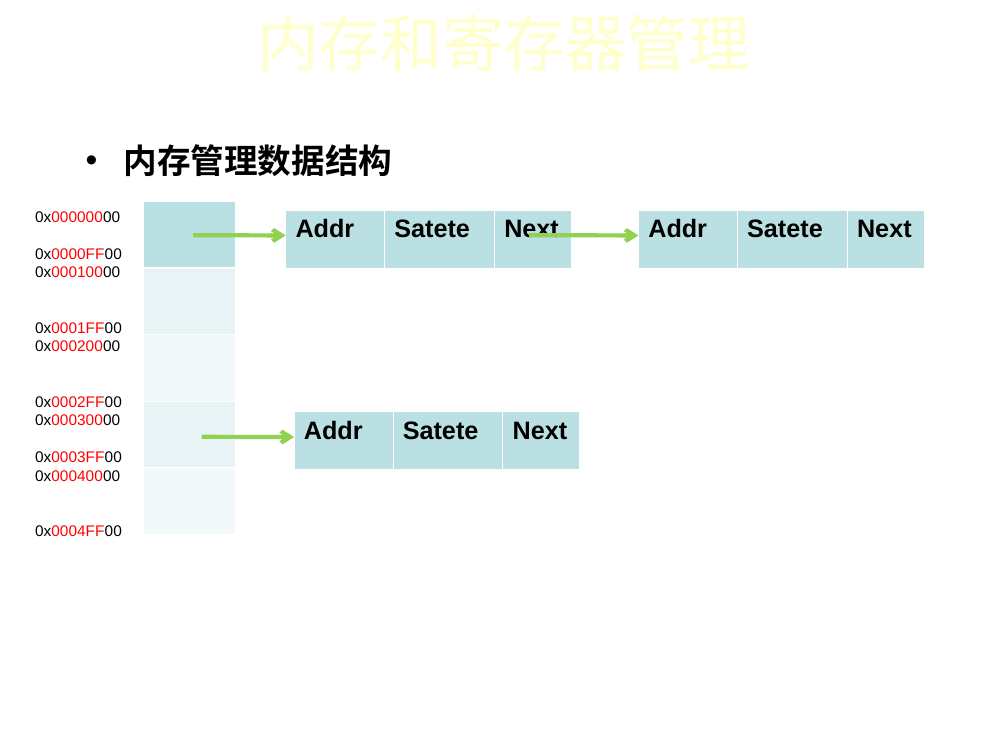
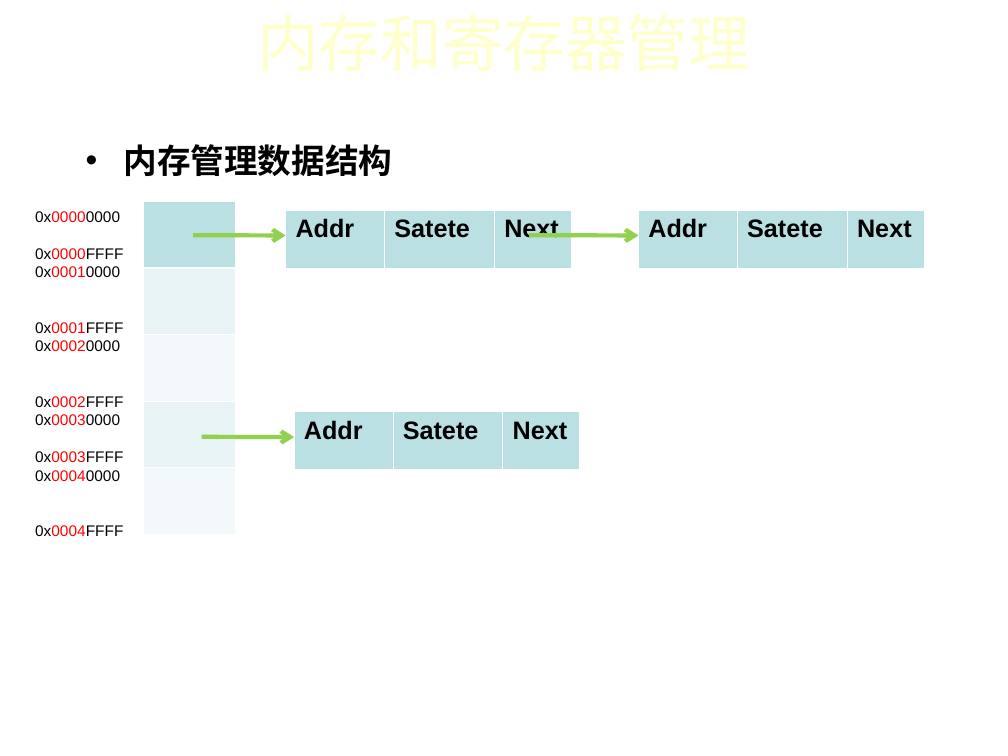
Before and after one commit to iidx/devilheart, a slide deck: slide 12 of doc/TaintAnalysis.ppt. Drawn at 1008x756 pixels with LibreOffice and Linux fonts; fonts in the diff are those of the drawing; background and template pictures are left out. Boxes give left, top, right and bottom in pixels: in the first picture for what was removed or moved away, otherwise in the second. Text is boxed around its words. In the diff, an @@ line names an element or a change of style, - is before the commit and + after.

```diff
--- a/doc/TaintAnalysis.ppt
+++ b/doc/TaintAnalysis.ppt
@@ text at [35,211,120,481]: text colour #FF0000 to #000000 in "0x00000000", "0x00010000", "0x00020000", "0x00030000" and 1 more places @@
@@ text at [35,248,123,259]: text changed; text colour #FF0000 to #000000 @@
-0x0000FF00
+0x0000FFFF
@@ text at [35,322,123,333]: text changed; text colour #FF0000 to #000000 @@
-0x0001FF00
+0x0001FFFF
@@ text at [35,396,123,407]: text changed; text colour #FF0000 to #000000 @@
-0x0002FF00
+0x0002FFFF
@@ text at [35,451,123,462]: text changed; text colour #FF0000 to #000000 @@
-0x0003FF00
+0x0003FFFF
@@ text at [35,525,123,536]: text changed; text colour #FF0000 to #000000 @@
-0x0004FF00
+0x0004FFFF
```
Also in this commit, not shown: 3 other slides changed.
